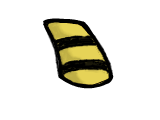
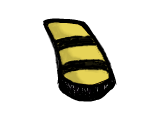
Comparing the layer stacks of the two 160px x 120px images. Changes:
moved "torso-7.png" above "Layer" over [57, 67, 114, 89]
showed "Layer", painted on it over [57, 67, 117, 102]
